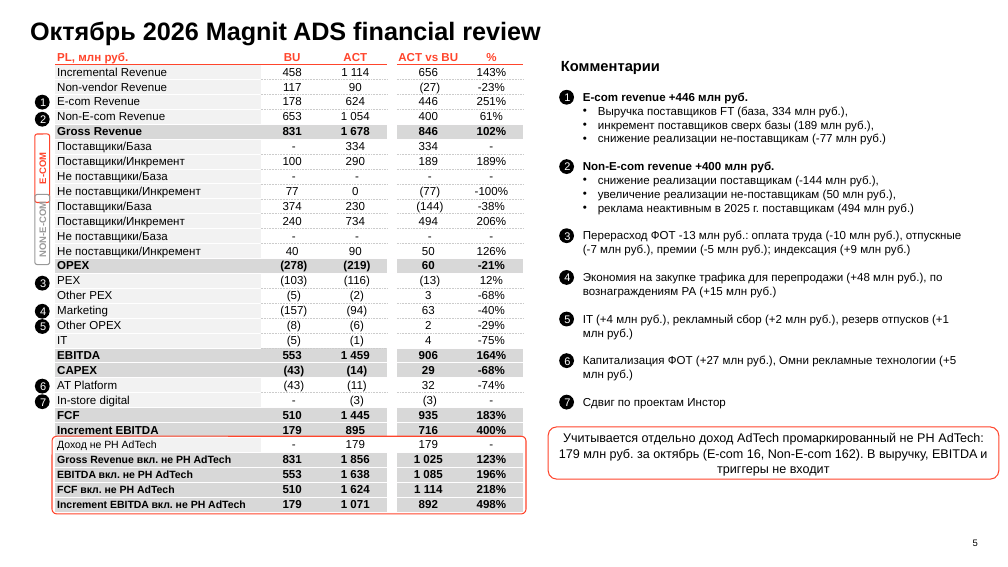
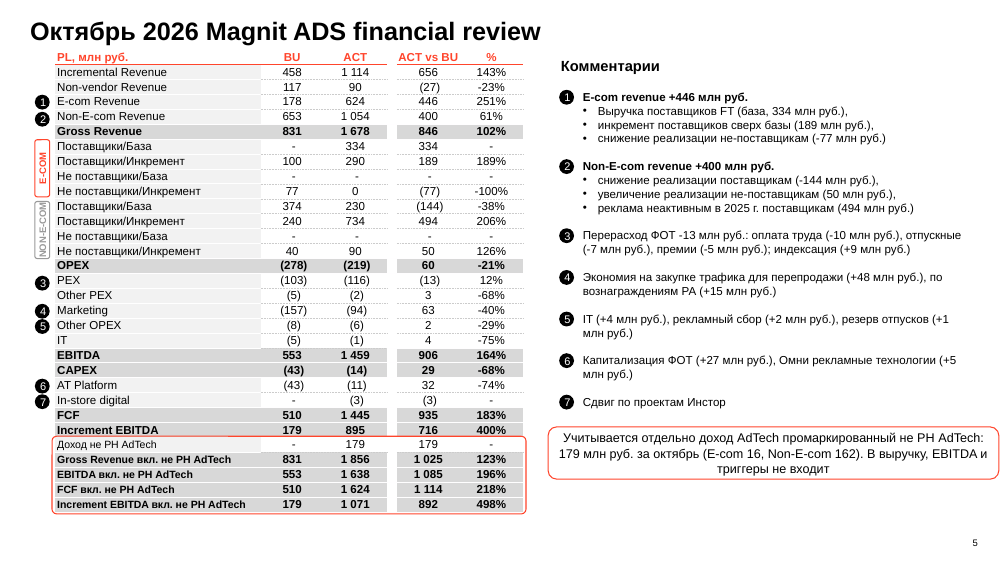
Before and after one commit to DenisMagnit/1, a slide deck: slide 5 of AdTech_MBR_Oct_2026.pptx. Drawn at 1008x567 pixels with LibreOffice and Linux fonts; fonts in the diff are those of the drawing; background and template pictures are left out. Boxes give left, top, right and bottom in pixels: in the first picture for what was removed or moved away, otherwise in the second. Text is boxed around its words. In the diff, an @@ line names an element or a change of style, - is before the commit and + after.

```diff
--- a/AdTech_MBR_Oct_2026.pptx
+++ b/AdTech_MBR_Oct_2026.pptx
@@ rounded rectangle "E-COM": place and size @@
-rounded rectangle "E-COM" at (35,134,50,203)
+rounded rectangle "E-COM" at (35,140,50,197)
@@ rounded rectangle "NON-E-COM": place and size @@
-rounded rectangle "NON-E-COM" at (35,195,50,265)
+rounded rectangle "NON-E-COM" at (35,201,50,259)
```
Also in this commit, not shown: 3 other slides changed, 1 slide added.
